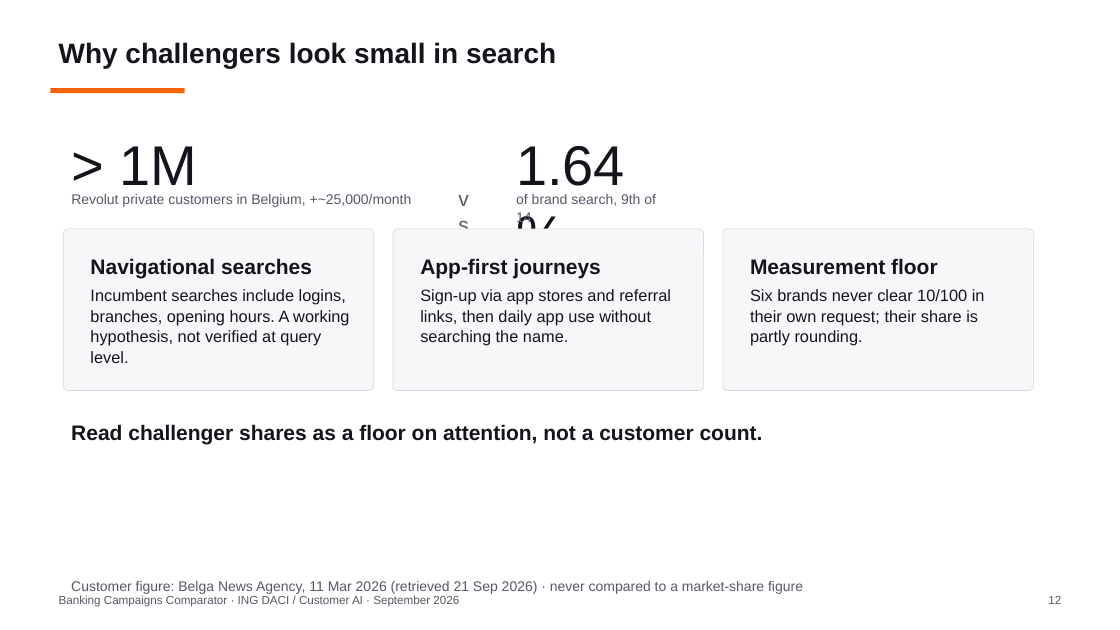
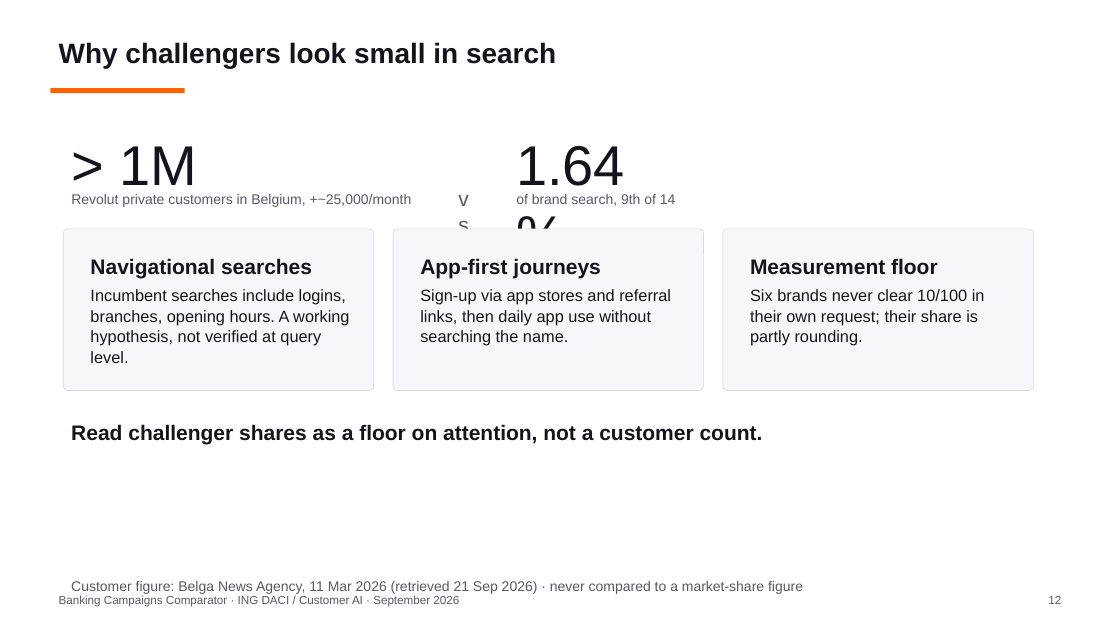
Before and after one commit to Siegried81/ing-usecase, a slide deck: slide 12 of docs/Banking_Campaigns_Comparator.pptx. Drawn at 1120x630 pixels with LibreOffice and Linux fonts; fonts in the diff are those of the drawing. Boxes give left, top, right and bottom in pixels: in the first picture for what was removed or moved away, otherwise in the second. Text is boxed around its words. In the diff, an @@ line names an element or a change of style, - is before the commit and + after.

```diff
--- a/docs/Banking_Campaigns_Comparator.pptx
+++ b/docs/Banking_Campaigns_Comparator.pptx
@@ text "of brand search, 9th of ..." rewrapped from <box>516,194,656,226</box> to <box>516,194,676,206</box> @@
```
Also in this commit, not shown: 1 other slide changed, 1 other file.
